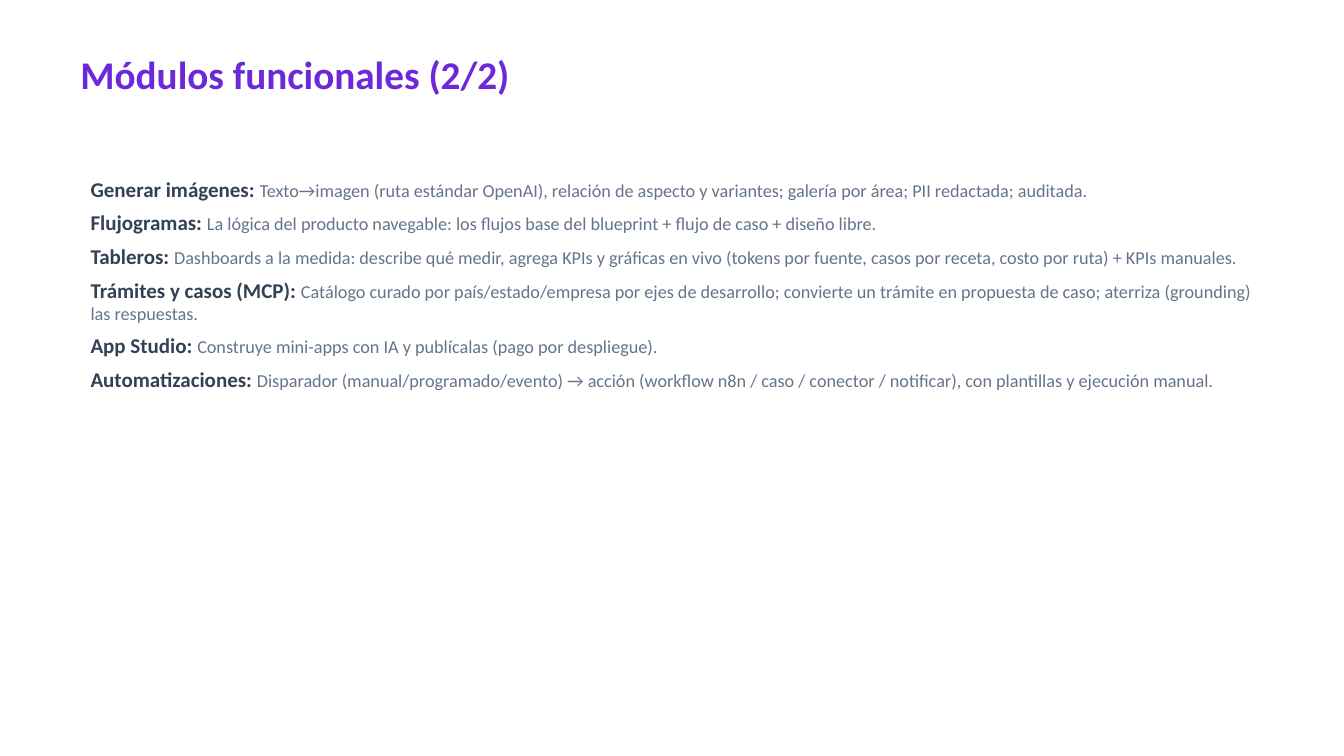
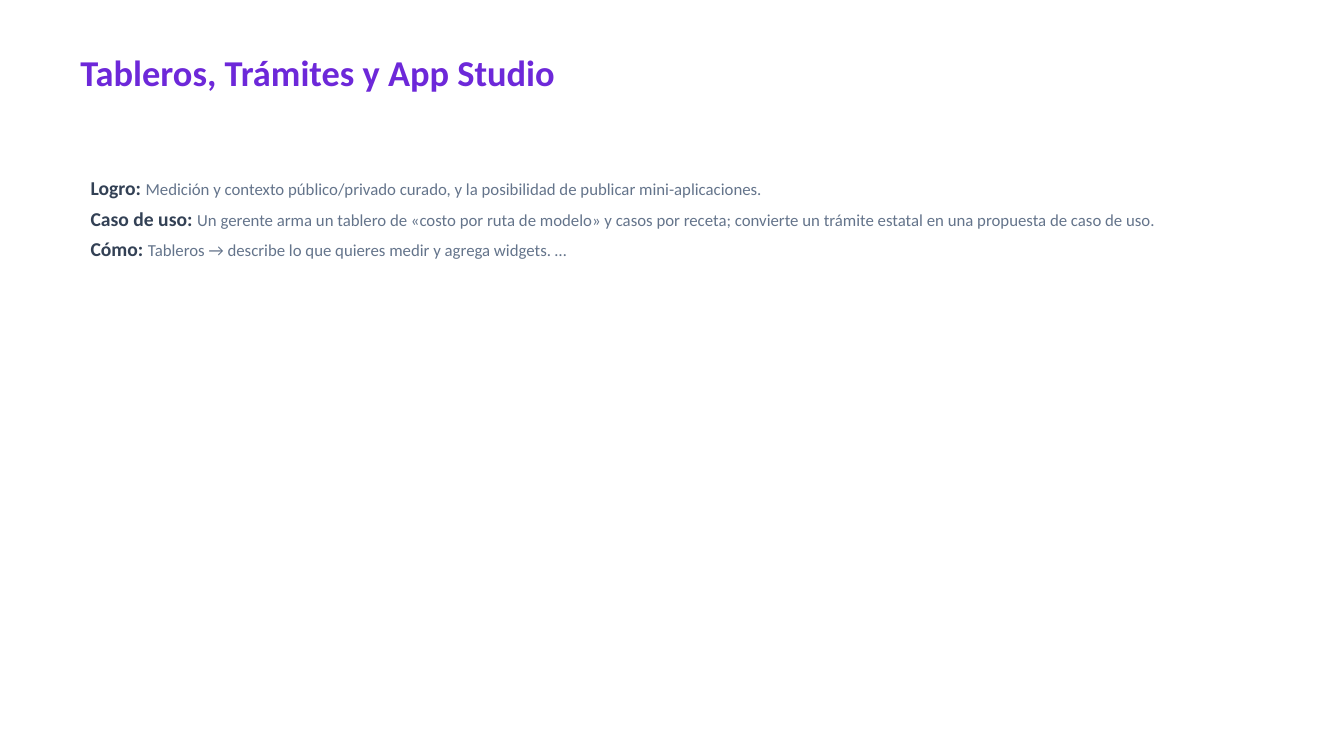
Before and after one commit to angeljba1480-AB/S4Bdashboard, a slide deck: slide 18 of docs/generados/MaestroAI-Presentacion.pptx (slide 8 before the commit). Drawn at 1344x756 pixels with LibreOffice and Linux fonts; fonts in the diff are those of the drawing. Boxes give left, top, right and bottom in pixels: in the first picture for what was removed or moved away, otherwise in the second. Text is boxed around its words. In the diff, an @@ line names an element or a change of style, - is before the commit and + after.

```diff
--- a/docs/generados/MaestroAI-Presentacion.pptx
+++ b/docs/generados/MaestroAI-Presentacion.pptx
@@ text at (x1=80, y1=60, x2=554, y2=92): text changed; size 28 to 26 pt @@
-Módulos funcionales (2/2)
+Tableros, Trámites y App Studio
@@ text at (x1=91, y1=182, x2=1154, y2=259): text changed; size 13 to 12 pt @@
-Generar imágenes: Texto→imagen (ruta estándar OpenAI), relación de aspecto y variantes; galería por área; PII redactada; auditada.
-Flujogramas: La lógica del producto navegable: los flujos base del blueprint + flujo de caso + diseño libre.
-Tableros: Dashboards a la medida: describe qué medir, agrega KPIs y gráficas en vivo (tokens por fuente, casos por receta, costo por ruta) + KPIs manuales.
-Trámites y casos (MCP): Catálogo curado por país/estado/empresa por ejes de desarrollo; convierte un trámite en propuesta de caso; aterriza (grounding) las respuestas.
-App Studio: Construye mini-apps con IA y publícalas (pago por despliegue).
-Automatizaciones: Disparador (manual/programado/evento) → acción (workflow n8n / caso / conector / notificar), con plantillas y ejecución manual.
+Logro: Medición y contexto público/privado curado, y la posibilidad de publicar mini-aplicaciones.
+Caso de uso: Un gerente arma un tablero de «costo por ruta de modelo» y casos por receta; convierte un trámite estatal en una propuesta de caso de uso.
+Cómo: Tableros → describe lo que quieres medir y agrega widgets. …
```
Also in this commit, not shown: 8 other slides changed, 13 slides added, 6 slides removed, 2 other files.
